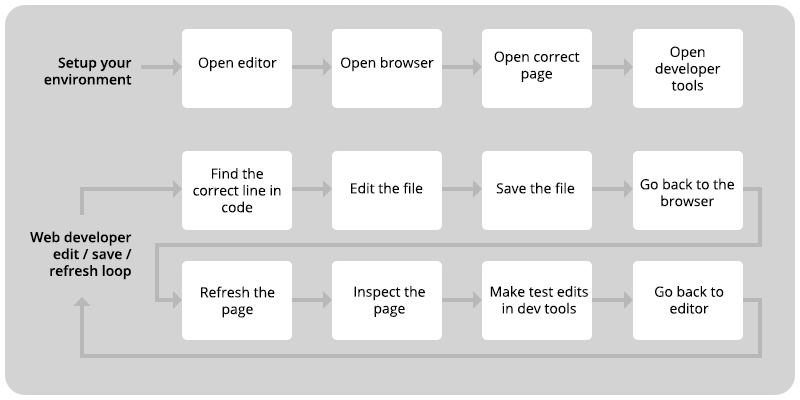
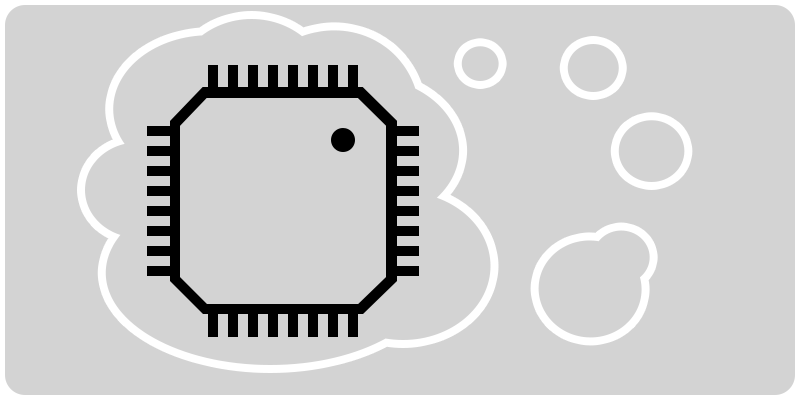
Revision of a layered (800, 400) image; what changed, layer by layer:
hid group "workflow-web" (20 layers) over [30, 11, 762, 373]
added group "computational-thinking" with 5 layers in group "Group 1" over [30, 11, 762, 373]
added layer "Ellipse 3" in group "computational-thinking" over [331, 128, 355, 152]
added layer "Rounded Rectangle 6" in group "computational-thinking" over [147, 65, 419, 337]
added layer "background" (4th of 4, in "Group 1" › "computational-thinking") in group "computational-thinking" over [30, 11, 762, 373]
